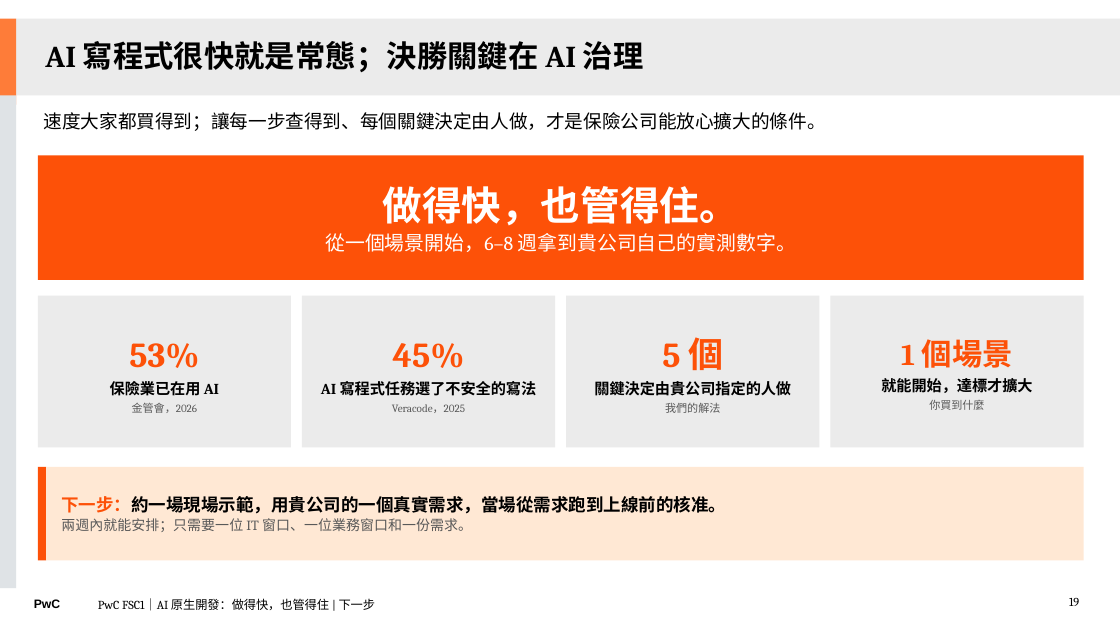
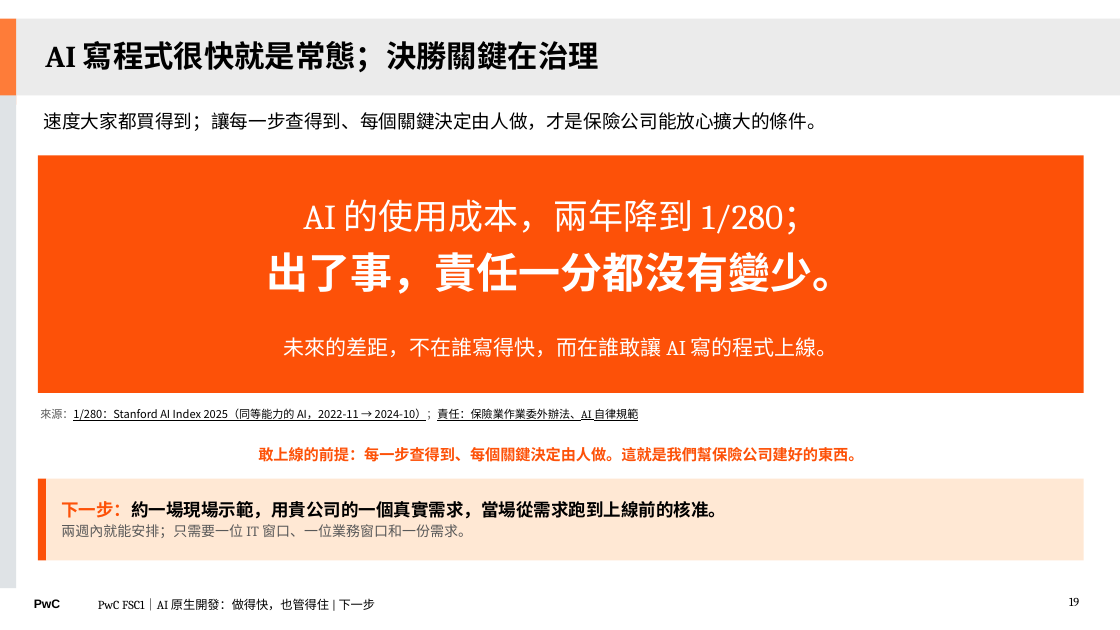
Before and after one commit to Robshao/PwC_FSC1, a slide deck: slide 19 of research/ai-native-sdlc/AI原生開發_做得快也管得住_客戶版.pptx. Drawn at 1120x630 pixels with LibreOffice and Linux fonts; fonts in the diff are those of the drawing. Boxes give left, top, right and bottom in pixels: in the first picture for what was removed or moved away, otherwise in the second. Text is boxed around its words. In the diff, an @@ line names an element or a change of style, - is before the commit and + after.

```diff
--- a/research/ai-native-sdlc/AI原生開發_做得快也管得住_客戶版.pptx
+++ b/research/ai-native-sdlc/AI原生開發_做得快也管得住_客戶版.pptx
@@ title at box(45, 41, 599, 72): text changed @@
-AI 寫程式很快就是常態；決勝關鍵在 AI 治理
+AI 寫程式很快就是常態；決勝關鍵在治理
@@ rectangle "AI 的使用成本，兩年降到 1/280；": place and size @@
-rectangle "AI 的使用成本，兩年降到 1/280；" at box(38, 155, 1084, 280)
+rectangle "AI 的使用成本，兩年降到 1/280；" at box(38, 155, 1084, 393)
@@ text in rectangle at box(267, 199, 855, 357): text changed; size 17 to 18 pt @@
-做得快，也管得住。
-從一個場景開始，6–8 週拿到貴公司自己的實測數字。
+AI 的使用成本，兩年降到 1/280；
+出了事，責任一分都沒有變少。
+未來的差距，不在誰寫得快，而在誰敢讓 AI 寫的程式上線。
@@ rectangle removed at box(38, 296, 291, 448) @@
-53%
-保險業已在用 AI
-金管會，2026
@@ rectangle removed at box(302, 296, 555, 448) @@
-45%
-AI 寫程式任務選了不安全的寫法
-Veracode，2025
@@ rectangle removed at box(566, 296, 819, 448) @@
-5 個
-關鍵決定由貴公司指定的人做
-我們的解法
@@ rectangle removed at box(830, 296, 1083, 448) @@
-1 個場景
-就能開始，達標才擴大
-你買到什麼
@@ text added at box(40, 406, 638, 421), 9.5 pt, text #000000, underline @@
+來源：1/280：Stanford AI Index 2025（同等能力的 AI，2022-11 → 2024-10）；責任：保險業作業委外辦法、AI 自律規範
@@ text added at box(258, 447, 863, 462), 13 pt, text #FD5108, bold @@
+敢上線的前提：每一步查得到、每個關鍵決定由人做。這就是我們幫保險公司建好的東西。
@@ rectangle: place and size @@
-rectangle at box(38, 467, 46, 560)
+rectangle at box(38, 479, 46, 560)
@@ rectangle "下一步：約一場現場示範，用貴公司的一個真實需求，當場從需求跑到上線前的核准。": place and size @@
-rectangle "下一步：約一場現場示範，用貴公司的一個真實需求，當場從需求跑到上線前的核准。" at box(46, 467, 1084, 560)
+rectangle "下一步：約一場現場示範，用貴公司的一個真實需求，當場從需求跑到上線前的核准。" at box(46, 479, 1084, 560)
```
Also in this commit, not shown: 5 other slides changed, 7 other files.
